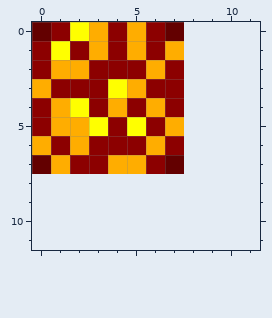
Pixel-art sprite: resources/mapa_nivel_2/bloque_pequeno.png. The first picture shows the starting point.
The file is 8x8 pixels. The old version is drawn lined up with the new one, on the new canvas.
The same view after the edit:
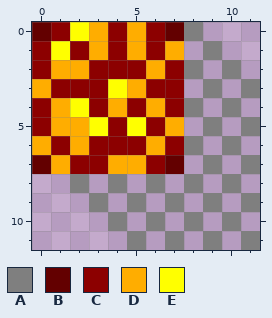
Palette (. is transparent): A #7f7f7f  B #630000  C #8c0000  D #ffad00  E #ffff00
Changes in this commit:
canvas 8x8 -> 12x12
y 0: x 8 . -> A
y 1: x 9 . -> A
y 2: x 8 . -> A; x 10 . -> A
y 3: x 9 . -> A; x 11 . -> A
y 4: x 8 . -> A; x 10 . -> A
y 5: x 9 . -> A; x 11 . -> A
y 6: x 8 . -> A; x 10 . -> A
y 7: x 9 . -> A; x 11 . -> A
y 8: x 2 . -> A; x 4 . -> A; x 6 . -> A; x 8 . -> A; x 10 . -> A
y 9: x 3 . -> A; x 5 . -> A; x 7 . -> A; x 9 . -> A; x 11 . -> A
y 10: x 4 . -> A; x 6 . -> A; x 8 . -> A; x 10 . -> A
y 11: x 5 . -> A; x 7 . -> A; x 9 . -> A; x 11 . -> A
Where, in picture pixels (left, top, right, bottom), the same in both pictures:
added: (70, 22, 260, 250)
